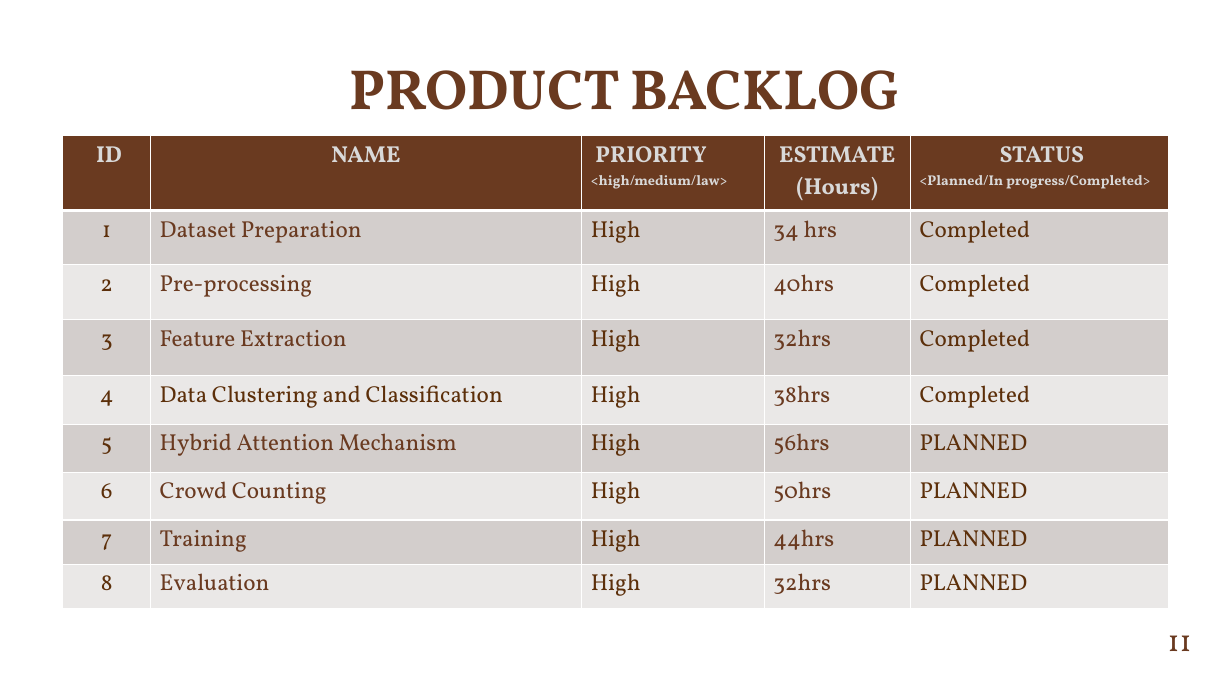
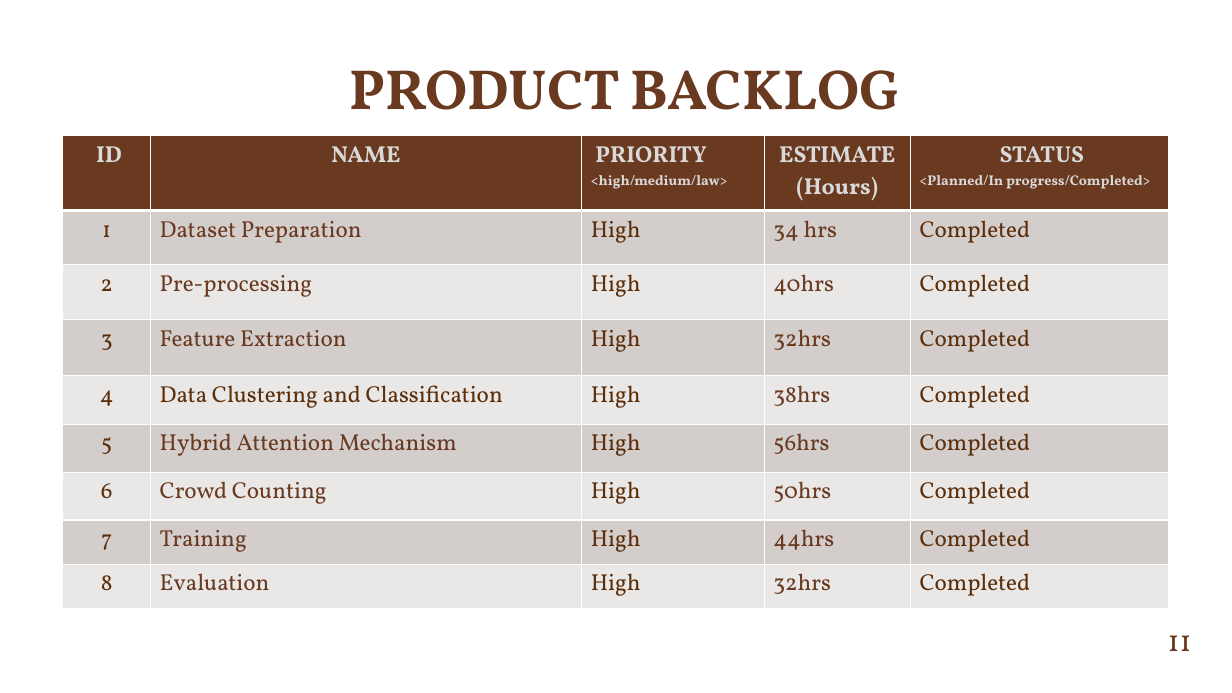
Before and after one commit to NihalNazer/MainProject, a slide deck: slide 11 of ATTENTION MECHANISM-BASED CROWD COUNTING WITH CNN.pptx. Drawn at 1232x693 pixels with LibreOffice and Linux fonts; fonts in the diff are those of the drawing; background and template pictures are left out. Boxes give left, top, right and bottom in pixels: in the first picture for what was removed or moved away, otherwise in the second. Text is boxed around its words. In the diff, an @@ line names an element or a change of style, - is before the commit and + after.

```diff
--- a/ATTENTION MECHANISM-BASED CROWD COUNTING WITH CNN.pptx
+++ b/ATTENTION MECHANISM-BASED CROWD COUNTING WITH CNN.pptx
@@ table at box(63, 136, 1169, 609) @@
-row 6, column 5: PLANNED
+row 6, column 5: Completed
-row 7, column 5: PLANNED
+row 7, column 5: Completed
-row 8, column 5: PLANNED
+row 8, column 5: Completed
-row 9, column 5: PLANNED
+row 9, column 5: Completed
```
Also in this commit, not shown: 1 other slide changed, 6 other files.
